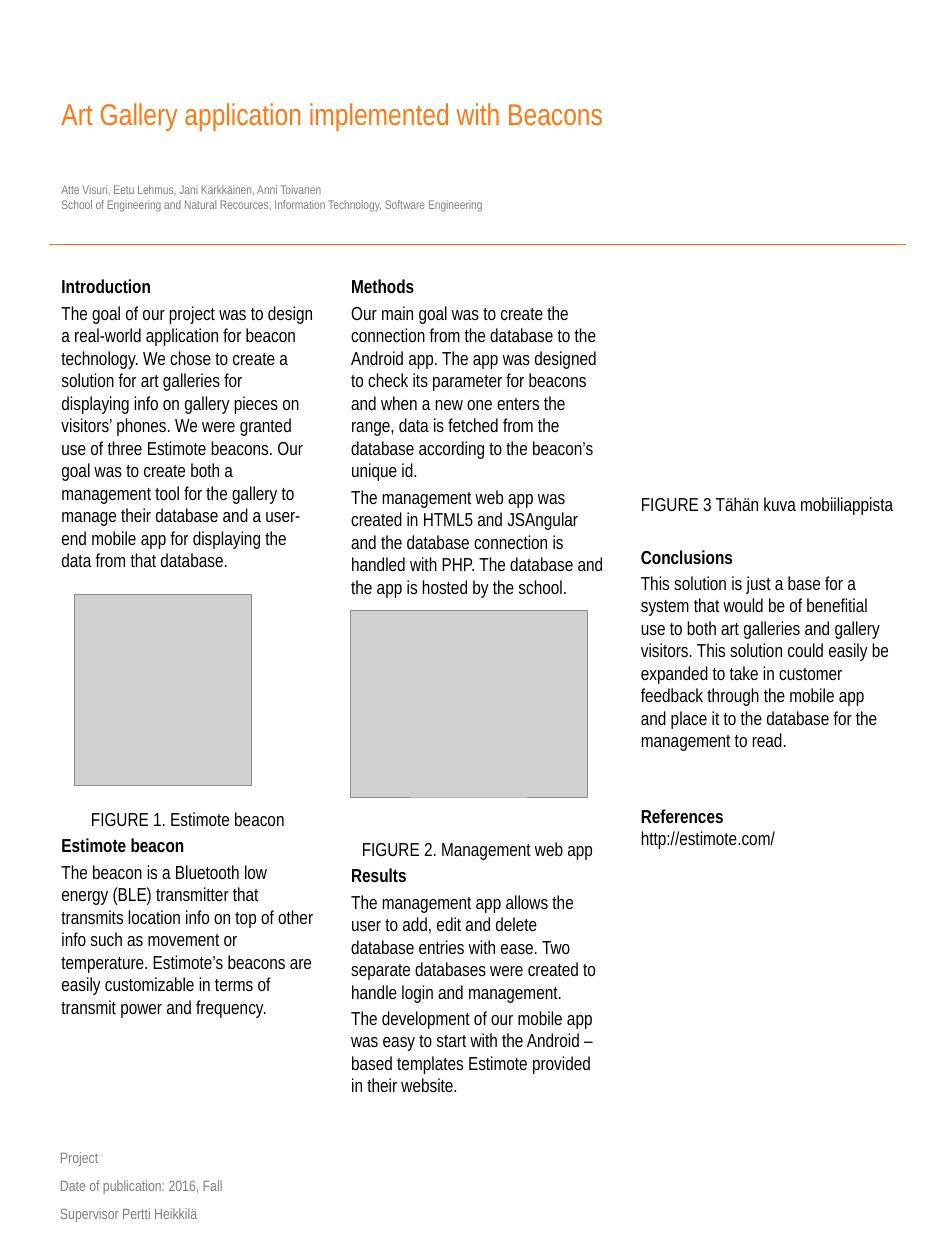
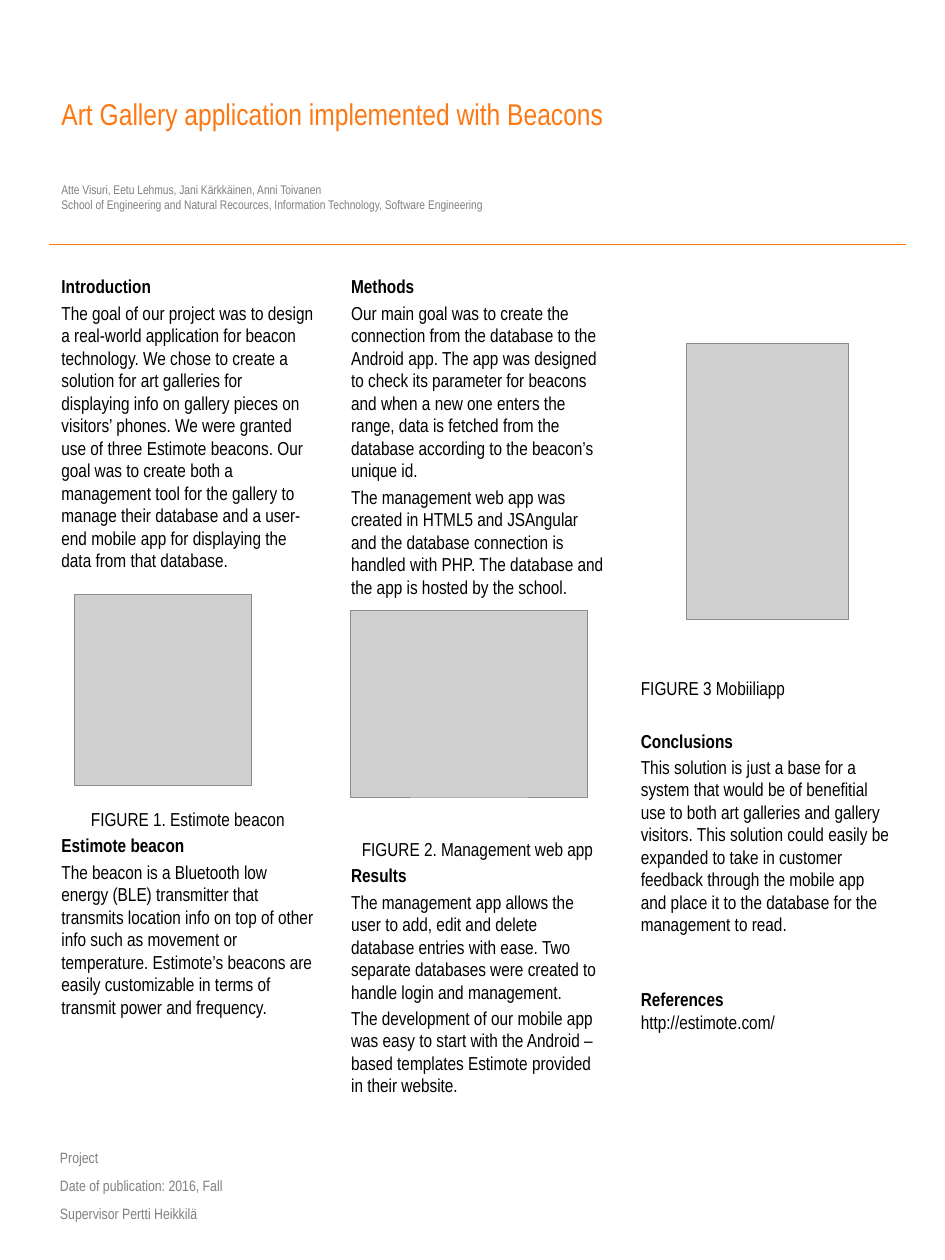
Before and after one commit to Raitokomniak/BeaconProject, a slide deck: slide 1 of Posteri.pptx. Drawn at 945x1260 pixels with LibreOffice and Linux fonts; fonts in the diff are those of the drawing; grey boxes stand for pictures; background and template pictures are left out. Boxes give left, top, right and bottom in pixels: in the first picture for what was removed or moved away, otherwise in the second. Text is boxed around its words. In the diff, an @@ line names an element or a change of style, - is before the commit and + after.

Commit message:
Added mobile app picture

```diff
--- a/Posteri.pptx
+++ b/Posteri.pptx
@@ picture added at bbox=[687, 344, 848, 619] @@
@@ text at bbox=[641, 681, 785, 699]: text changed @@
-FIGURE 3 Tähän kuva mobiiliappista
+FIGURE 3 Mobiiliapp
```
